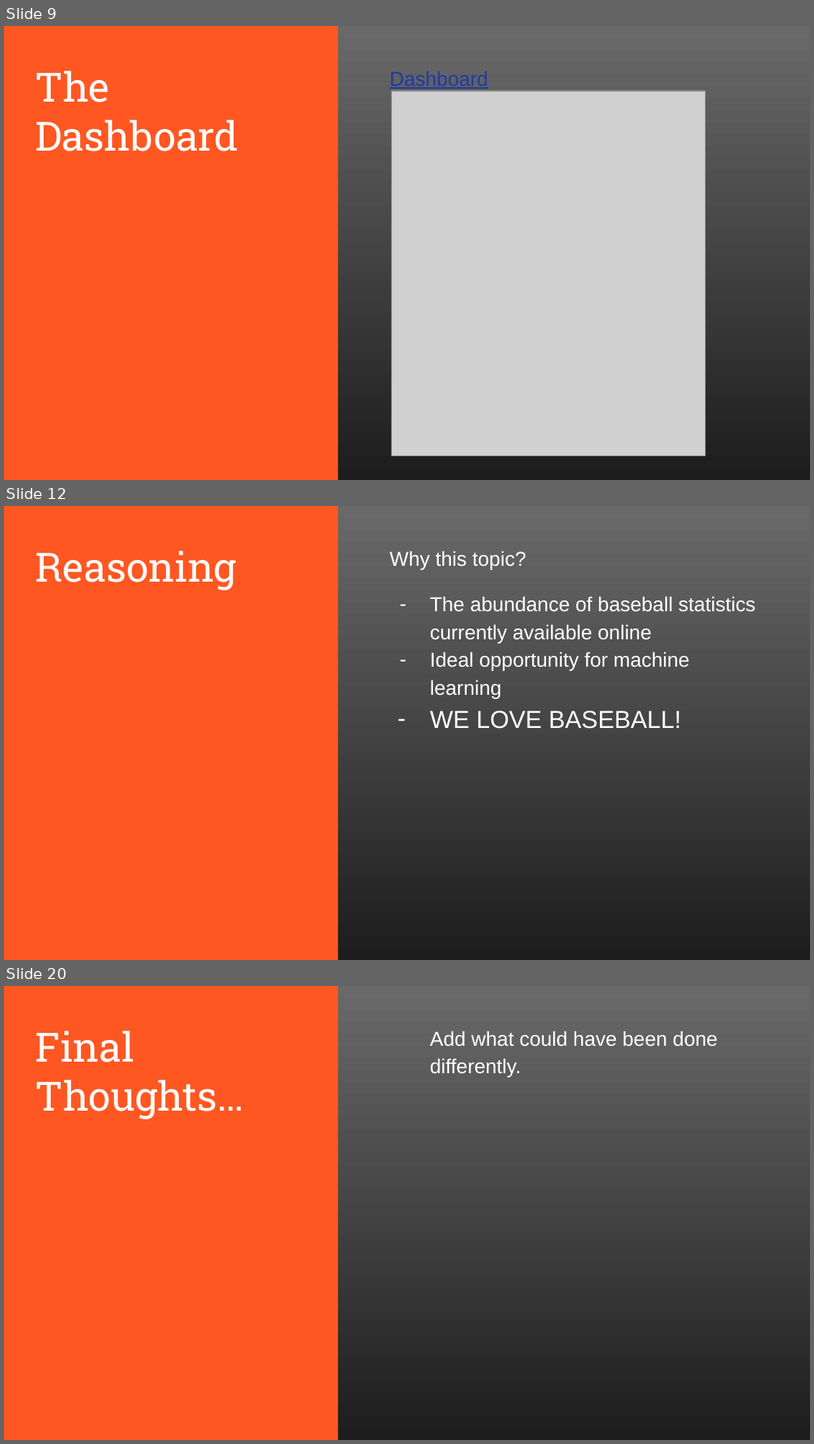
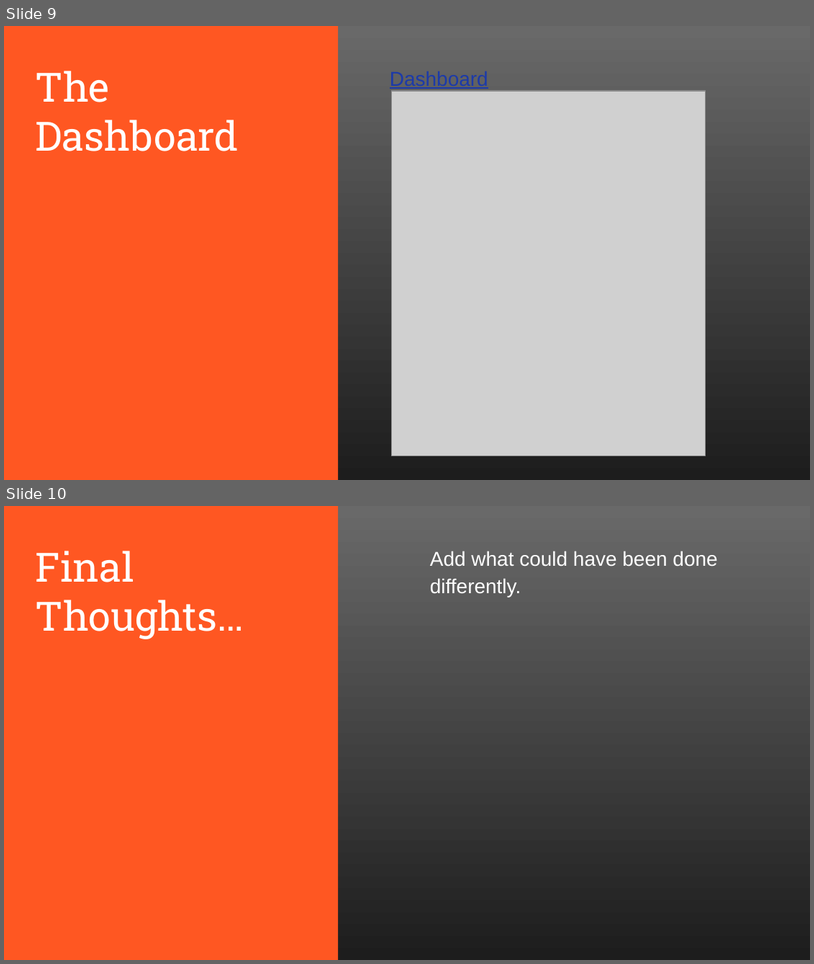
Before and after one commit to Jenny16x/TeamSix, a slide deck: Module_20_Segment2.pptx. Shown one above the other, each under a label of ours: slides 9, 12 and 20 before the commit, slides 9 and 10 after it; the slides between them are not shown. The pictures are 814x1444 and 814x964 pixels, drawn with LibreOffice and Linux fonts; fonts in the diff are those of the drawing; grey boxes stand for pictures. Boxes give left, top, right and bottom in pixels: in the first picture for what was removed or moved away, otherwise in the second. Text is boxed around its words. In the diff, an @@ line names an element or a change of style, - is before the commit and + after.

```diff
--- a/Module_20_Segment2.pptx
+++ b/Module_20_Segment2.pptx
@@ slide 12 removed at (4,506,810,960), background #FFFFFF; not listed: 2 template elements that a slide beside it also shows @@
@@ title removed at (36,551,237,590) @@
-Reasoning
@@ text removed at (390,551,756,728) @@
-Why this topic?
-– The abundance of baseball statistics currently available online
-– Ideal opportunity for machine learning
-– WE LOVE BASEBALL!
@@ what was slide 20 is now slide 10 @@
```
Also in this commit, not shown: 9 other slides removed.
